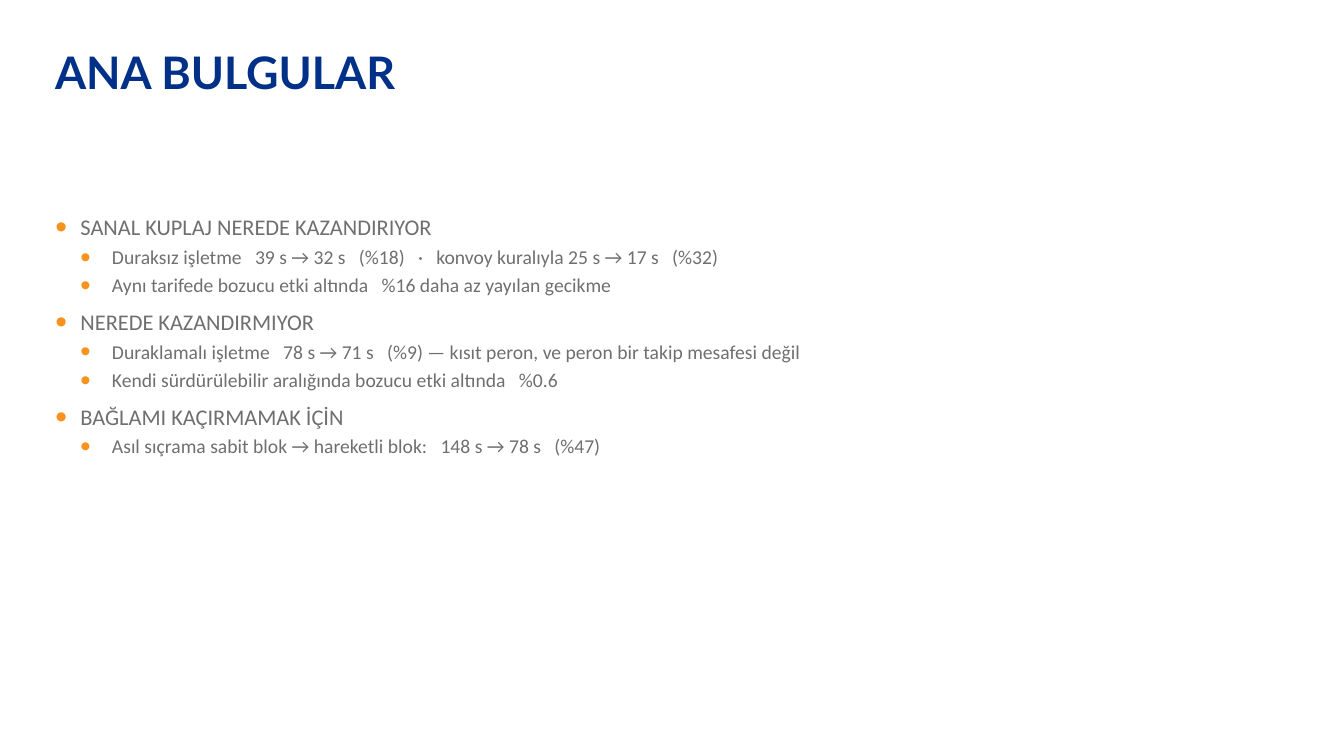
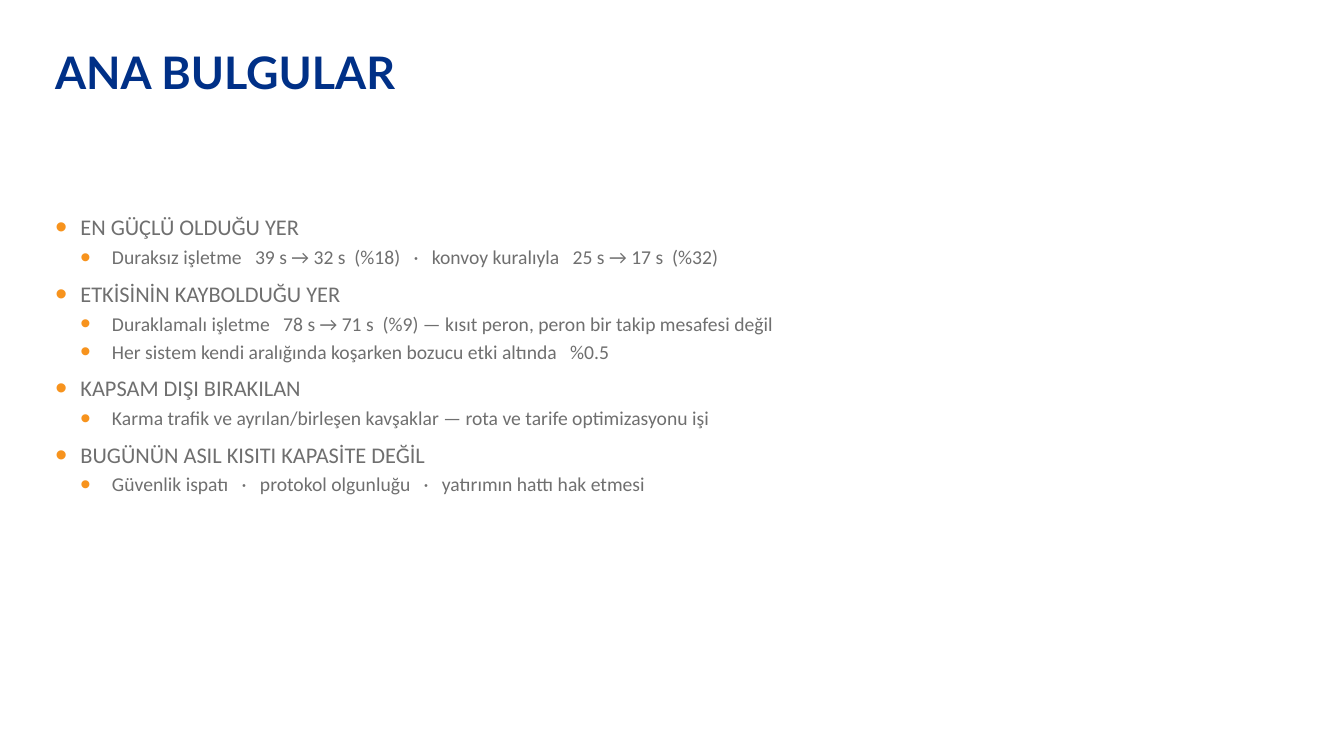
Before and after one commit to alican12alicanexe-alt/asil1, a slide deck: slide 18 of presentation/deck/ASELSAN-Sunum-v3.pptx. Drawn at 1344x756 pixels with LibreOffice and Linux fonts; fonts in the diff are those of the drawing; background and template pictures are left out. Boxes give left, top, right and bottom in pixels: in the first picture for what was removed or moved away, otherwise in the second. Text is boxed around its words. In the diff, an @@ line names an element or a change of style, - is before the commit and + after.

```diff
--- a/presentation/deck/ASELSAN-Sunum-v3.pptx
+++ b/presentation/deck/ASELSAN-Sunum-v3.pptx
@@ text at [80, 217, 299, 239]: text changed @@
-• SANAL KUPLAJ NEREDE KAZANDIRIYOR
+• EN GÜÇLÜ OLDUĞU YER
@@ text at [80, 284, 772, 495]: text changed @@
-  • Aynı tarifede bozucu etki altında %16 daha az yayılan gecikme
-• NEREDE KAZANDIRMIYOR
-  • Duraklamalı işletme 78 s → 71 s (%9) — kısıt peron, ve peron bir takip mesafesi değil
-  • Kendi sürdürülebilir aralığında bozucu etki altında %0.6
-• BAĞLAMI KAÇIRMAMAK İÇİN
-  • Asıl sıçrama sabit blok → hareketli blok: 148 s → 78 s (%47)
+• ETKİSİNİN KAYBOLDUĞU YER
+  • Duraklamalı işletme 78 s → 71 s (%9) — kısıt peron, peron bir takip mesafesi değil
+  • Her sistem kendi aralığında koşarken bozucu etki altında %0.5
+• KAPSAM DIŞI BIRAKILAN
+  • Karma trafik ve ayrılan/birleşen kavşaklar — rota ve tarife optimizasyonu işi
+• BUGÜNÜN ASIL KISITI KAPASİTE DEĞİL
+  • Güvenlik ispatı · protokol olgunluğu · yatırımın hattı hak etmesi
```
Also in this commit, not shown: 5 other files.
